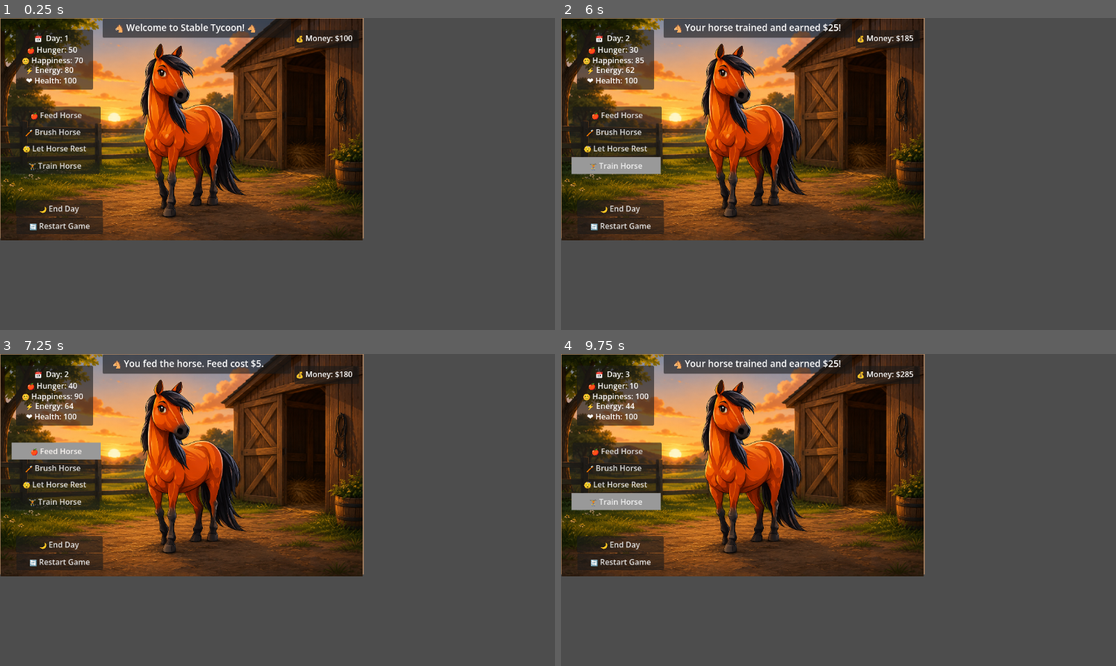
Above: before the commit, frames 1-4 (two rows, left to right).
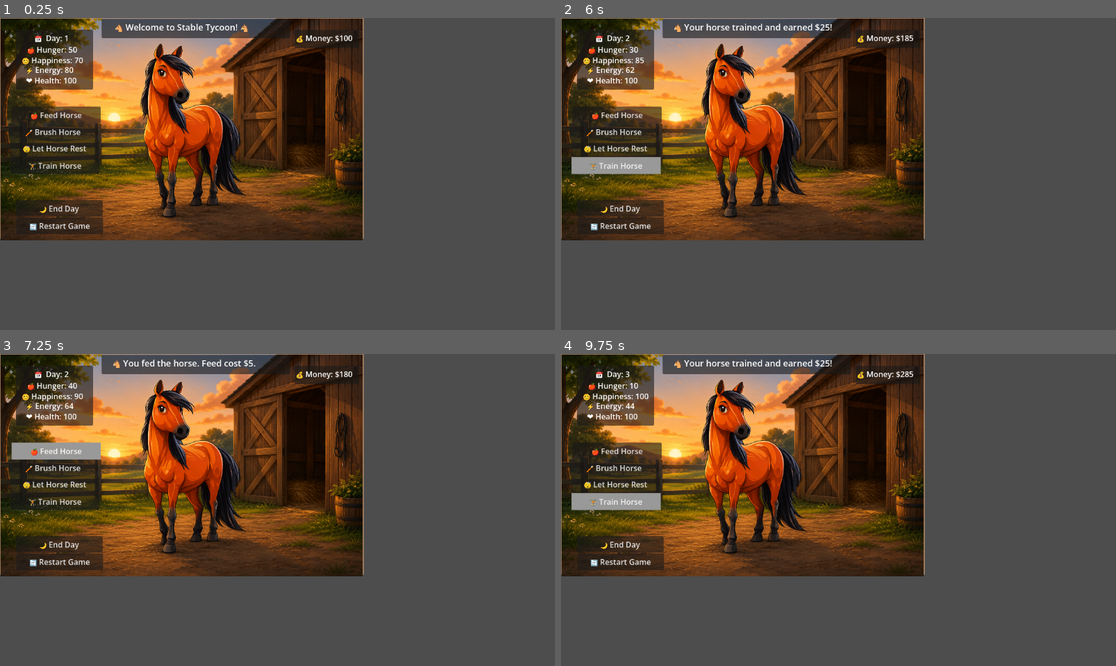
Above: after the commit, the same moments.

Repository: veronica-foltz/stable-tycoon
Game: Godot game, scene res://scenes/main.tscn
The game is run twice, just before and just after one commit, with the same random seed, the same clock (stepped at 60 frames per second) and the same inputs.
Inputs:
- Up to frame 1 (0.25 s): no input
- Up to frame 2 (6 s): click "🔄 Restart Game" at 0.5 s; click "🔄 Restart Game" at 1.25 s; click "🔄 Restart Game" at 2 s; click "🍎 Feed Horse" at 2.75 s; click "🌙 End Day" at 3.5 s; click "🪥 Brush Horse" at 4.25 s; click "😴 Let Horse Rest" at 5 s; click "🏋️ Train Horse" at 5.75 s
- Up to frame 3 (7.25 s): click "🍎 Feed Horse" at 6.5 s
- Up to frame 4 (9.75 s): click "🌙 End Day" at 7.25 s; click "🪥 Brush Horse" at 8 s; click "😴 Let Horse Rest" at 8.75 s; click "🏋️ Train Horse" at 9.5 s

The runs differ from the first frame. In frame 1, 0.5% of the frame differs, in the area x 18-53%, y 0-7%; in frame 2, 0.5%; in frame 3, 0.5%; in frame 4, 0.5%.

Commit message:
updated font size
updated font size

Diff:
--- a/stable-tycoon/scenes/main.tscn
+++ b/stable-tycoon/scenes/main.tscn
@@ -54,10 +54,10 @@
 
 [node name="NamePanel" type="Panel" parent="." unique_id=257235431]
 layout_mode = 0
-offset_left = 213.0
-offset_top = 1.0
-offset_right = 604.0
-offset_bottom = 41.0
+offset_left = 211.0
+offset_top = 2.0
+offset_right = 602.0
+offset_bottom = 42.0
 
 [node name="FeedButton" type="Button" parent="." unique_id=345679970]
 layout_mode = 0
@@ -151,7 +151,7 @@
 offset_top = 6.0
 offset_right = 574.0
 offset_bottom = 51.0
-theme_override_font_sizes/font_size = 19
+theme_override_font_sizes/font_size = 18
 text = " 🐴 Welcome to Stable Tycoon! 🐴 "
 
 [node name="HealthLabel" type="Label" parent="." unique_id=2082709946]
